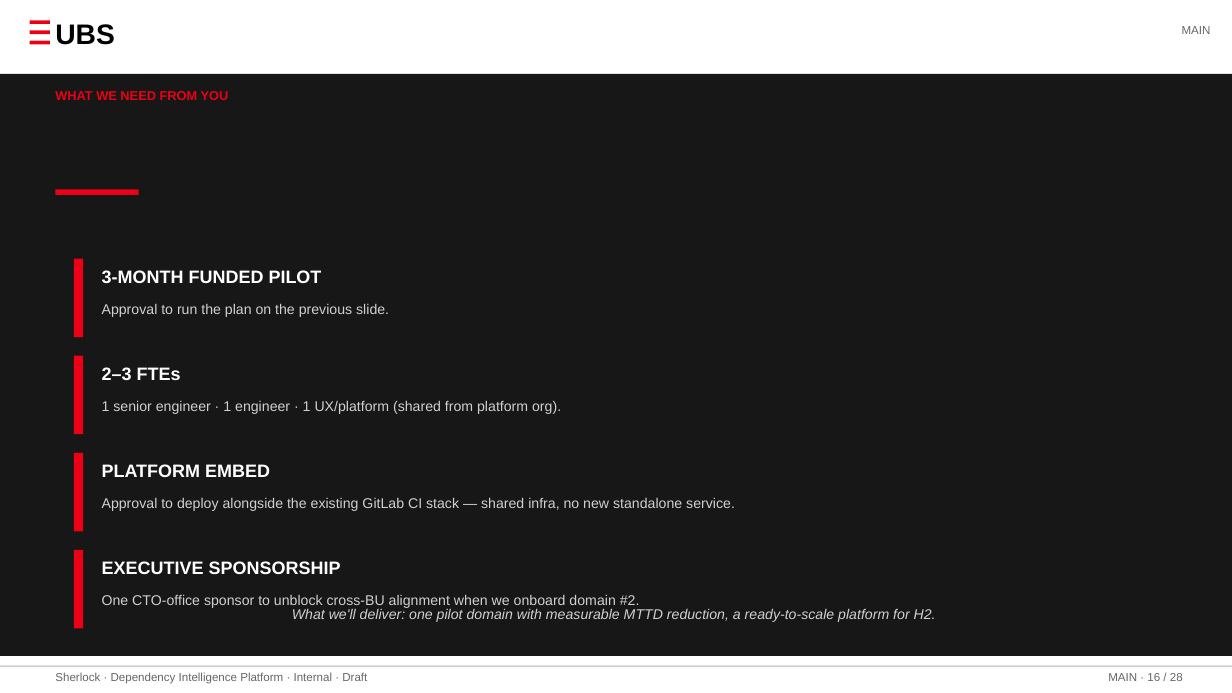
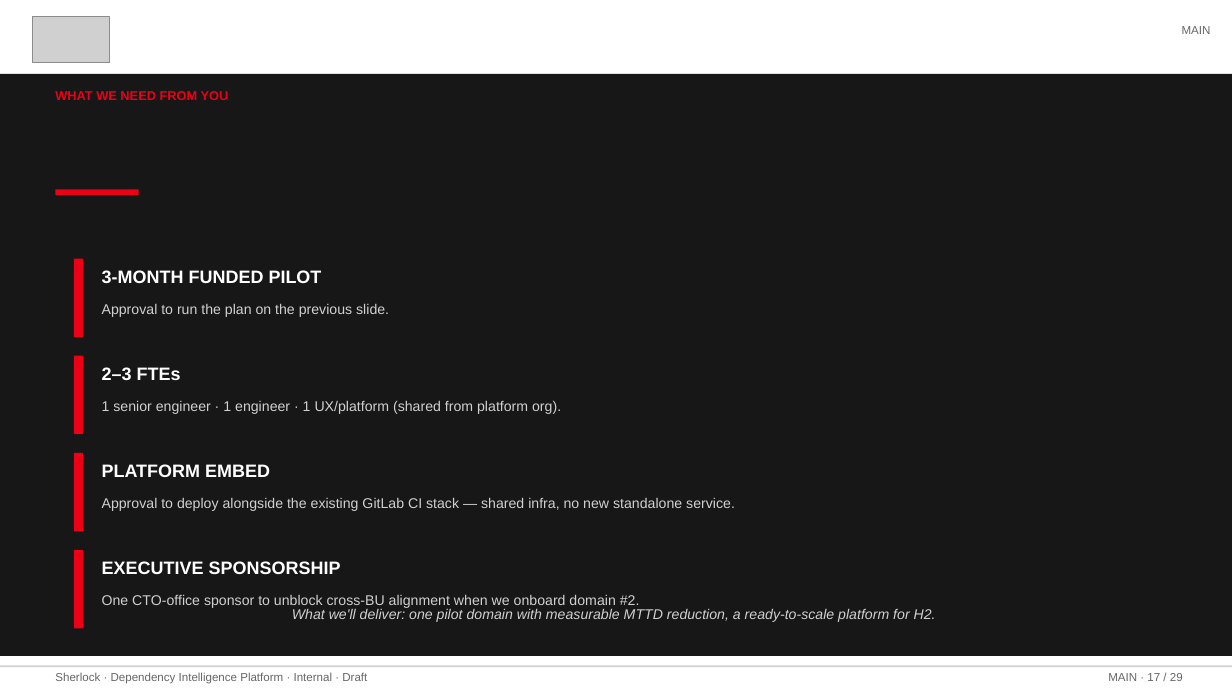
Before and after one commit to stoufeeq/Sherlock, a slide deck: slide 17 of Sherlock_CTO_Pitch.pptx (slide 16 before the commit). Drawn at 1232x693 pixels with LibreOffice and Linux fonts; fonts in the diff are those of the drawing; grey boxes stand for pictures. Boxes give left, top, right and bottom in pixels: in the first picture for what was removed or moved away, otherwise in the second. Text is boxed around its words. In the diff, an @@ line names an element or a change of style, - is before the commit and + after.

```diff
--- a/Sherlock_CTO_Pitch.pptx
+++ b/Sherlock_CTO_Pitch.pptx
@@ rectangle removed at (30, 20, 50, 24) @@
@@ picture added at (32, 17, 109, 63) @@
@@ text removed at (55, 24, 114, 45) @@
-UBS
@@ rectangle removed at (30, 30, 50, 34) @@
@@ rectangle removed at (30, 41, 50, 44) @@
@@ text at (1108, 673, 1183, 681): text changed @@
-MAIN · 16 / 28
+MAIN · 17 / 29
```
Also in this commit, not shown: 25 other slides changed, 1 slide added, 21 other files.
